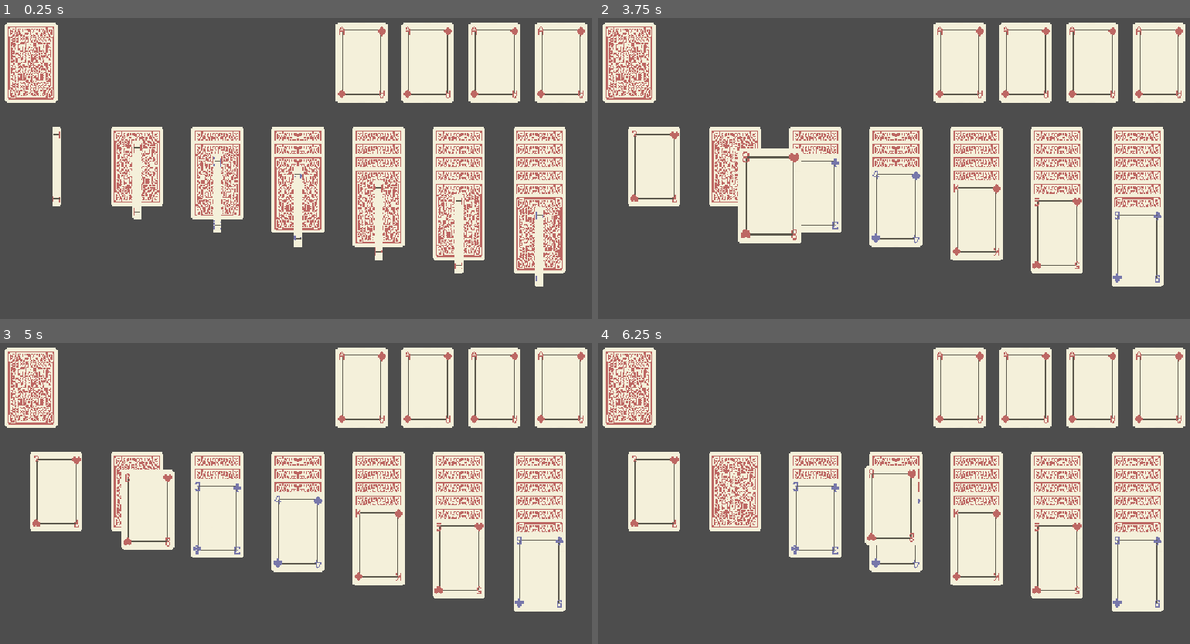
Above: before the commit, frames 1-4 (two rows, left to right).
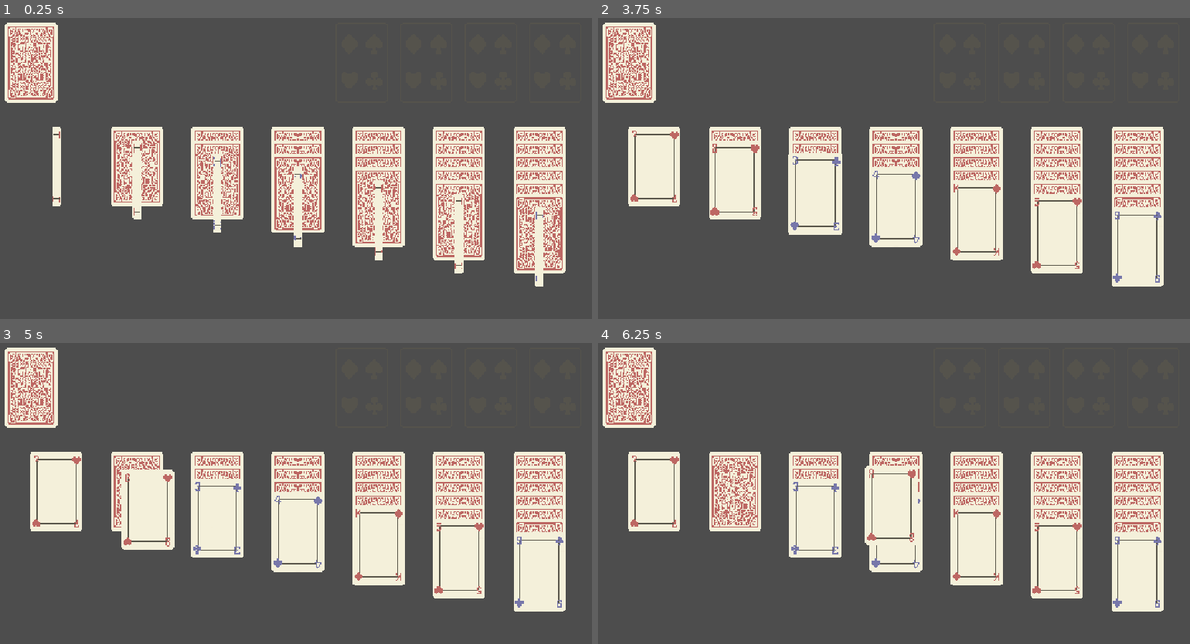
Above: after the commit, the same moments.

Repository: biarog/Paciencia-Maritacas
Game: Godot game, scene res://cenas/mesa_paciencia.tscn
Two runs of this game, one before a commit and one after it. Both use one fixed random seed, a clock stepped at 60 frames per second and the inputs below. This scene is started directly instead of the project's main scene.
Inputs (mouse positions are in pixels of both pictures, inside the frame that each line leads up to):
- Up to frame 1 (0.25 s): no input
- Up to frame 2 (3.75 s): drag from (651, 237) to (734, 165) at 0.52 s; drag from (651, 165) to (734, 237) at 1.27 s; move the mouse to (663, 177) at 2.02 s; click (663, 177) at 2.17 s; drag from (734, 237) to (817, 165) at 2.77 s; drag from (734, 165) to (894, 237) at 3.52 s
- Up to frame 3 (5 s): drag from (148, 508) to (296, 562) at 4.27 s
- Up to frame 4 (6.25 s): move the mouse to (817, 562) at 5.02 s; click (817, 562) at 5.17 s; tap Enter at 5.75 s; drag from (734, 505) to (894, 490) at 5.77 s

The runs differ from the first frame. In frame 1, 9.0% of the frame differs, in the area x 56-100%, y 1-29%; in frame 2, 12%, in the area x 18-100%, y 1-75%; in frame 3, 9.0%; in frame 4, 9.0%.

Commit message:
Adição de imagens para onde as cartas serão separadas por casa

Diff:
--- a/cenas/carta.tscn
+++ b/cenas/carta.tscn
@@ -6,6 +6,57 @@
 
 [sub_resource type="RectangleShape2D" id="RectangleShape2D_b5ehv"]
 size = Vector2(100, 150)
+
+[sub_resource type="Animation" id="Animation_wbn8l"]
+length = 0.001
+tracks/0/type = "value"
+tracks/0/imported = false
+tracks/0/enabled = true
+tracks/0/path = NodePath("SpriteVirada Carta:visible")
+tracks/0/interp = 1
+tracks/0/loop_wrap = true
+tracks/0/keys = {
+"times": PackedFloat32Array(0),
+"transitions": PackedFloat32Array(1),
+"update": 1,
+"values": [false]
+}
+tracks/1/type = "value"
+tracks/1/imported = false
+tracks/1/enabled = true
+tracks/1/path = NodePath("Sprite Carta:visible")
+tracks/1/interp = 1
+tracks/1/loop_wrap = true
+tracks/1/keys = {
+"times": PackedFloat32Array(0),
+"transitions": PackedFloat32Array(1),
+"update": 1,
+"values": [true]
+}
+tracks/2/type = "value"
+tracks/2/imported = false
+tracks/2/enabled = true
+tracks/2/path = NodePath("Sprite Carta:scale")
+tracks/2/interp = 1
+tracks/2/loop_wrap = true
+tracks/2/keys = {
+"times": PackedFloat32Array(0),
+"transitions": PackedFloat32Array(1),
+"update": 0,
+"values": [Vector2(1, 1)]
+}
+tracks/3/type = "value"
+tracks/3/imported = false
+tracks/3/enabled = true
+tracks/3/path = NodePath("SpriteVirada Carta:scale")
+tracks/3/interp = 1
+tracks/3/loop_wrap = true
+tracks/3/keys = {
+"times": PackedFloat32Array(0),
+"transitions": PackedFloat32Array(1),
+"update": 0,
+"values": [Vector2(1, 1)]
+}
 
 [sub_resource type="Animation" id="Animation_kpb2g"]
 resource_name = "virar_carta"
@@ -59,57 +110,6 @@
 "values": [Vector2(1, 1), Vector2(0.08, 1), Vector2(1, 1)]
 }
 
-[sub_resource type="Animation" id="Animation_wbn8l"]
-length = 0.001
-tracks/0/type = "value"
-tracks/0/imported = false
-tracks/0/enabled = true
-tracks/0/path = NodePath("SpriteVirada Carta:visible")
-tracks/0/interp = 1
-tracks/0/loop_wrap = true
-tracks/0/keys = {
-"times": PackedFloat32Array(0),
-"transitions": PackedFloat32Array(1),
-"update": 1,
-"values": [false]
-}
-tracks/1/type = "value"
-tracks/1/imported = false
-tracks/1/enabled = true
-tracks/1/path = NodePath("Sprite Carta:visible")
-tracks/1/interp = 1
-tracks/1/loop_wrap = true
-tracks/1/keys = {
-"times": PackedFloat32Array(0),
-"transitions": PackedFloat32Array(1),
-"update": 1,
-"values": [true]
-}
-tracks/2/type = "value"
-tracks/2/imported = false
-tracks/2/enabled = true
-tracks/2/path = NodePath("Sprite Carta:scale")
-tracks/2/interp = 1
-tracks/2/loop_wrap = true
-tracks/2/keys = {
-"times": PackedFloat32Array(0),
-"transitions": PackedFloat32Array(1),
-"update": 0,
-"values": [Vector2(1, 1)]
-}
-tracks/3/type = "value"
-tracks/3/imported = false
-tracks/3/enabled = true
-tracks/3/path = NodePath("SpriteVirada Carta:scale")
-tracks/3/interp = 1
-tracks/3/loop_wrap = true
-tracks/3/keys = {
-"times": PackedFloat32Array(0),
-"transitions": PackedFloat32Array(1),
-"update": 0,
-"values": [Vector2(1, 1)]
-}
-
 [sub_resource type="AnimationLibrary" id="AnimationLibrary_bwo45"]
 _data = {
 &"RESET": SubResource("Animation_wbn8l"),
--- a/cenas/mesa_paciencia.tscn
+++ b/cenas/mesa_paciencia.tscn
@@ -1,8 +1,8 @@
 [gd_scene load_steps=5 format=3 uid="uid://dl22uxdjcoa7s"]
 
-[ext_resource type="PackedScene" uid="uid://2la507ht2ax8" path="res://cenas/carta.tscn" id="1_itxlh"]
 [ext_resource type="Script" uid="uid://c7ogblp7anxe0" path="res://scripts/controle_paciencia.gd" id="1_xq04u"]
 [ext_resource type="Script" uid="uid://bpxsas7sg38vf" path="res://scripts/controle_deck.gd" id="2_xq04u"]
+[ext_resource type="Texture2D" uid="uid://c880ytnwlbphr" path="res://Assets/Cartas/CasaBase.png" id="3_xq04u"]
 
 [sub_resource type="RectangleShape2D" id="RectangleShape2D_udm32"]
 size = Vector2(130, 444)
@@ -167,6 +167,7 @@
 offset_right = -0.00802612
 offset_bottom = 0.279984
 pivot_offset = Vector2(177, 75)
+mouse_filter = 2
 script = ExtResource("2_xq04u")
 
 [node name="Deck" type="HBoxContainer" parent="Controle Deck"]
@@ -214,19 +215,42 @@
 grow_vertical = 2
 pivot_offset = Vector2(237.5, 75)
 mouse_filter = 2
-theme_override_constants/separation = 20
-alignment = 1
-
-[node name="Carta" parent="Controle Casas/Casas Finais" instance=ExtResource("1_itxlh")]
-layout_mode = 2
-
-[node name="Carta2" parent="Controle Casas/Casas Finais" instance=ExtResource("1_itxlh")]
-layout_mode = 2
-
-[node name="Carta3" parent="Controle Casas/Casas Finais" instance=ExtResource("1_itxlh")]
-layout_mode = 2
-
-[node name="Carta4" parent="Controle Casas/Casas Finais" instance=ExtResource("1_itxlh")]
-layout_mode = 2
+theme_override_constants/separation = 120
+
+[node name="VBoxPriCasa" type="VBoxContainer" parent="Controle Casas/Casas Finais"]
+layout_mode = 2
+theme_override_constants/separation = -150
+
+[node name="SpriteCasas" type="Sprite2D" parent="Controle Casas/Casas Finais/VBoxPriCasa"]
+texture_filter = 1
+position = Vector2(50, 75)
+texture = ExtResource("3_xq04u")
+
+[node name="VBoxSegCasa" type="VBoxContainer" parent="Controle Casas/Casas Finais"]
+layout_mode = 2
+theme_override_constants/separation = -150
+
+[node name="SpriteCasas" type="Sprite2D" parent="Controle Casas/Casas Finais/VBoxSegCasa"]
+texture_filter = 1
+position = Vector2(50, 75)
+texture = ExtResource("3_xq04u")
+
+[node name="VBoxTerCasa" type="VBoxContainer" parent="Controle Casas/Casas Finais"]
+layout_mode = 2
+theme_override_constants/separation = -150
+
+[node name="SpriteCasas" type="Sprite2D" parent="Controle Casas/Casas Finais/VBoxTerCasa"]
+texture_filter = 1
+position = Vector2(50, 75)
+texture = ExtResource("3_xq04u")
+
+[node name="VBoxQuaCasa" type="VBoxContainer" parent="Controle Casas/Casas Finais"]
+layout_mode = 2
+theme_override_constants/separation = -150
+
+[node name="SpriteCasas" type="Sprite2D" parent="Controle Casas/Casas Finais/VBoxQuaCasa"]
+texture_filter = 1
+position = Vector2(50, 75)
+texture = ExtResource("3_xq04u")
 
 [connection signal="gui_input" from="Controle Deck/Deck" to="Controle Deck" method="_on_deck_gui_input"]
Binary file added: Assets/Cartas/CasaBase.png
Not shown, added: Assets/Cartas/CasaBase.png.import
Not shown, added: Assets/Cartas/CasaBase.png~
